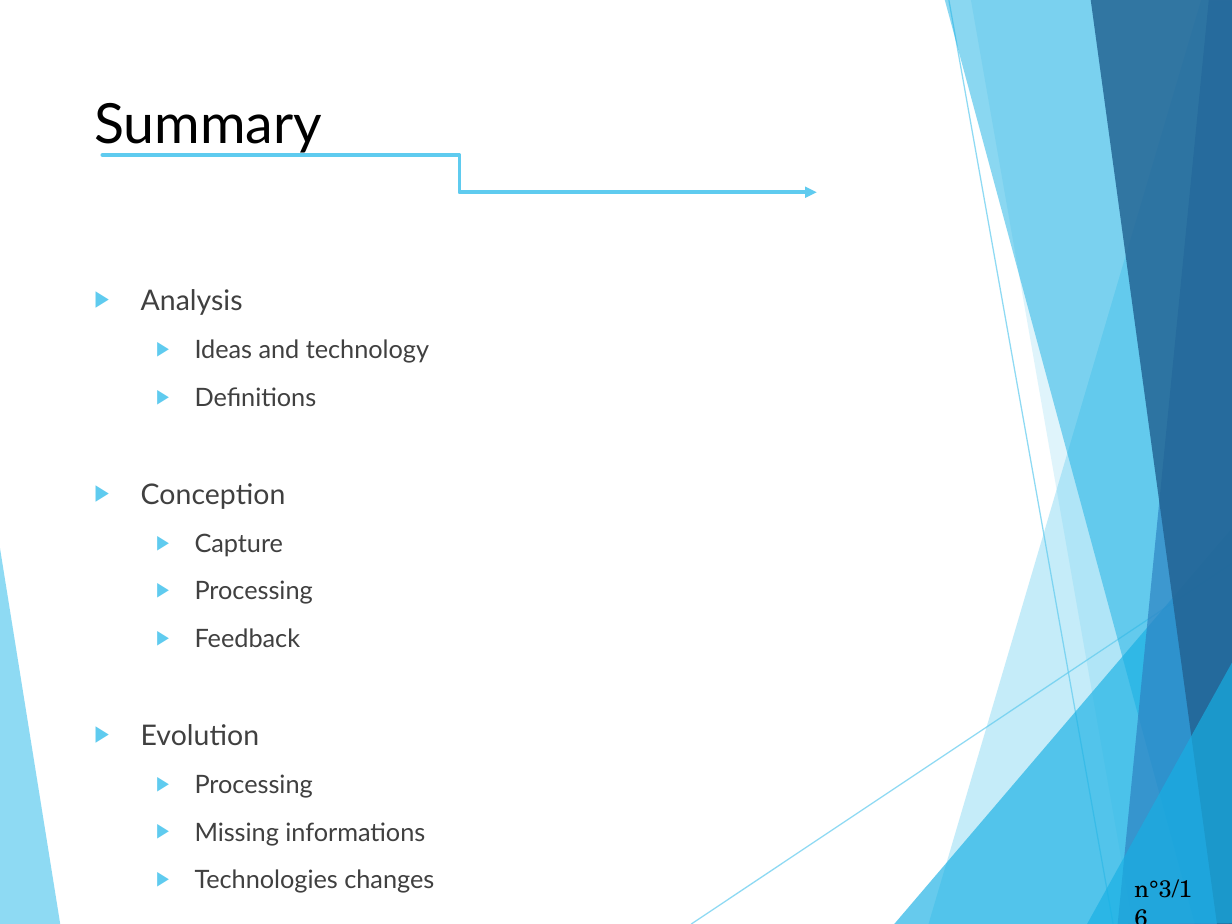
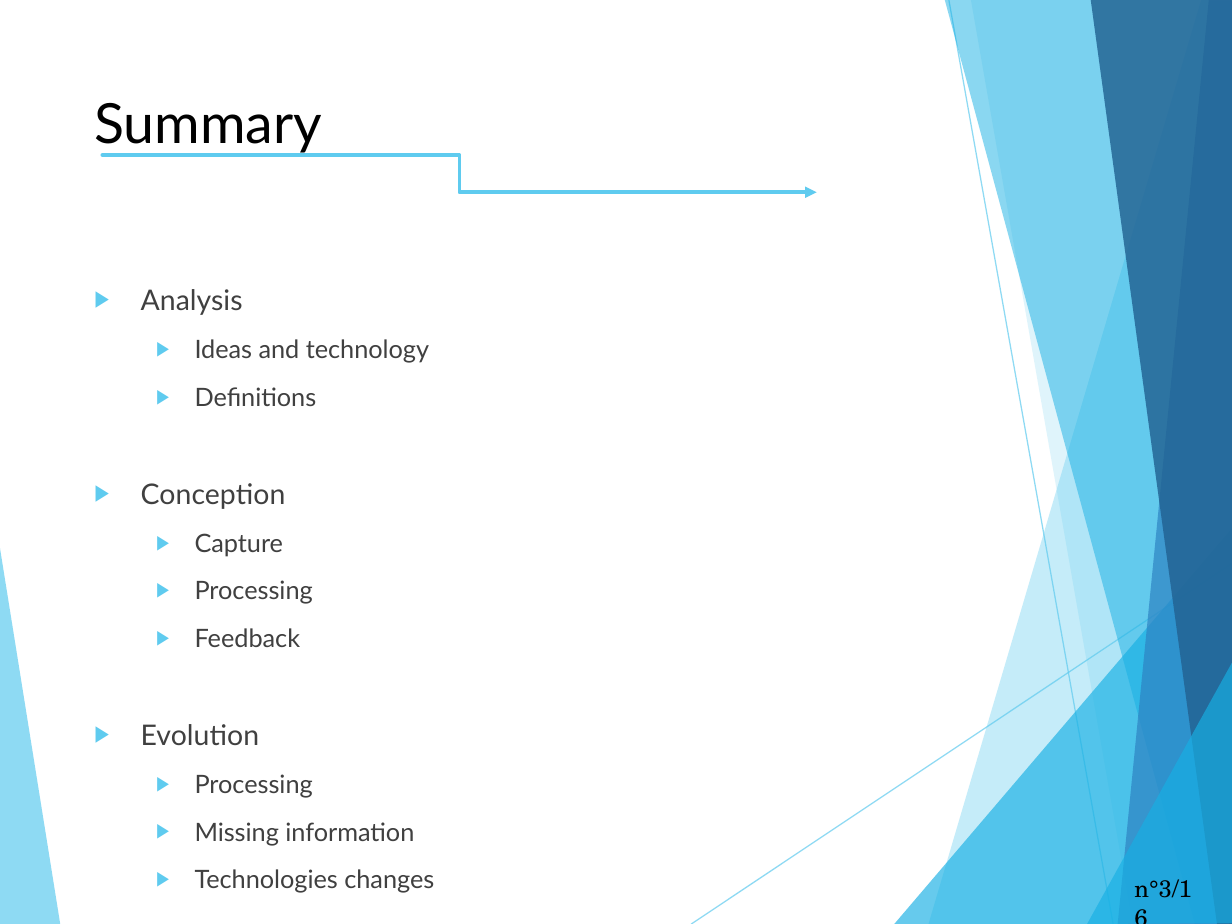
Before and after one commit to Terrasse/Dontforgetthelyrics, a slide deck: slide 3 of English_project.pptx. Drawn at 1232x924 pixels with LibreOffice and Linux fonts; fonts in the diff are those of the drawing. Boxes give left, top, right and bottom in pixels: in the first picture for what was removed or moved away, otherwise in the second. Text is boxed around its words. In the diff, an @@ line names an element or a change of style, - is before the commit and + after.

```diff
--- a/English_project.pptx
+++ b/English_project.pptx
@@ text at [195, 822, 414, 845]: text changed @@
-  ▶ Missing informations
+  ▶ Missing information
```
Also in this commit, not shown: 3 other slides changed.
